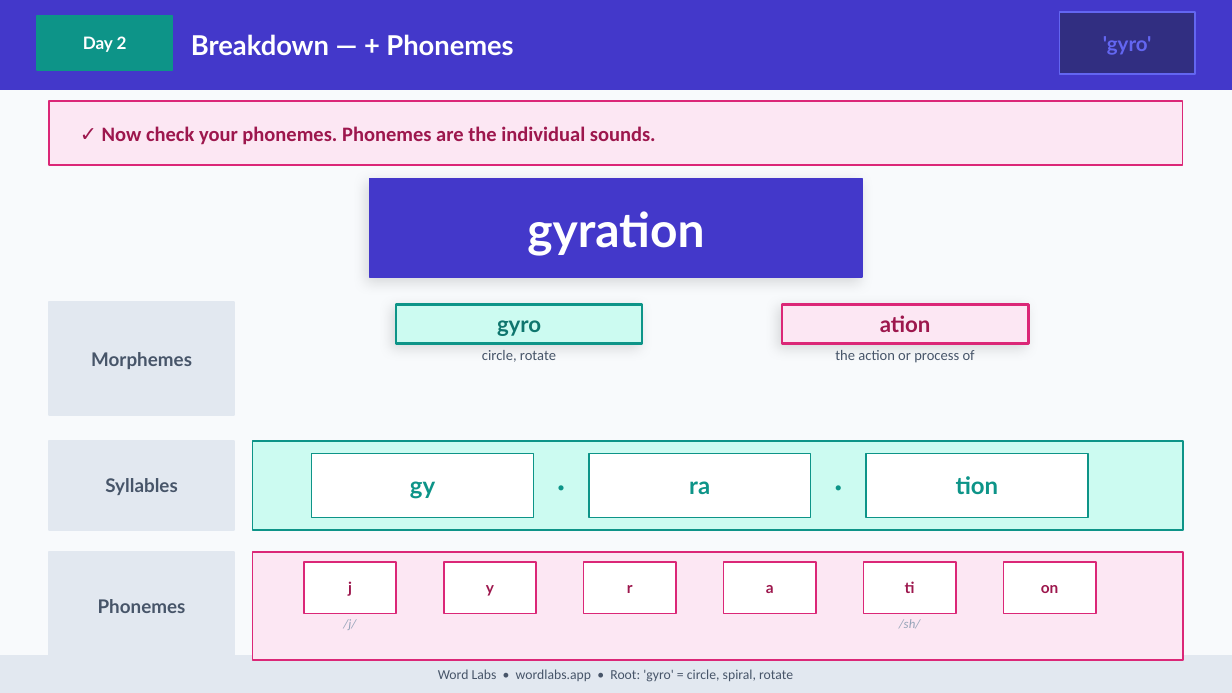
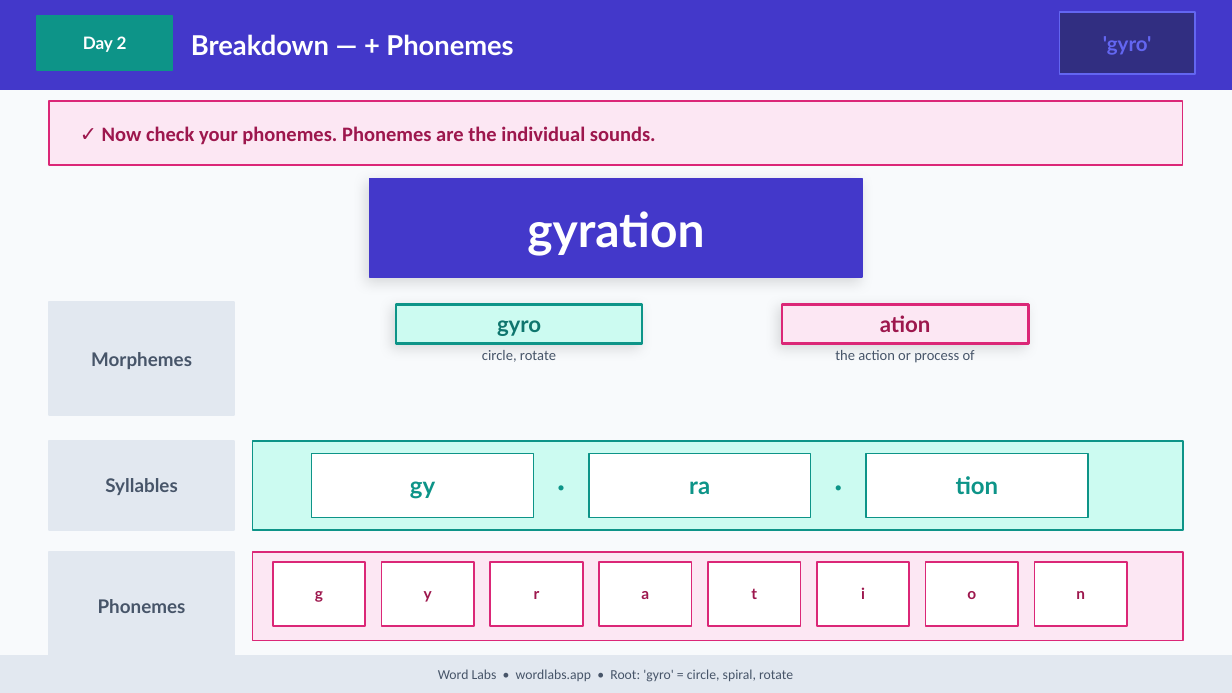
Before and after one commit to NickD135/morphology-builder, a slide deck: slide 20 of output/wordlabs-gyro-3day.pptx. Drawn at 1232x693 pixels with LibreOffice and Linux fonts; fonts in the diff are those of the drawing. Boxes give left, top, right and bottom in pixels: in the first picture for what was removed or moved away, otherwise in the second. Text is boxed around its words. In the diff, an @@ line names an element or a change of style, - is before the commit and + after.

```diff
--- a/output/wordlabs-gyro-3day.pptx
+++ b/output/wordlabs-gyro-3day.pptx
@@ rectangle: place and size @@
-rectangle at (253,552,1183,660)
+rectangle at (253,552,1183,641)
@@ rectangle: place and size @@
-rectangle at (304,562,397,614)
+rectangle at (272,562,365,626)
@@ text "y": place and size @@
-text "y" at (486,585,494,596)
+text "y" at (424,591,432,602)
@@ rectangle added at (382,562,474,626), fill #FFFFFF, outline #DB2777 1 pt @@
@@ proportions changed in 7 elements at (253,552,1183,641), (272,562,365,626), (925,562,1018,626), (599,562,691,626), (708,562,801,626), (817,562,909,626), (490,562,583,626) @@
@@ text "r": place and size @@
-text "r" at (627,585,633,593)
+text "r" at (534,591,540,599)
@@ rectangle: place and size @@
-rectangle at (444,562,536,614)
+rectangle at (490,562,583,626)
@@ text "a": place and size @@
-text "a" at (766,585,774,593)
+text "a" at (641,591,649,599)
@@ rectangle: place and size @@
-rectangle at (584,562,676,614)
+rectangle at (599,562,691,626)
@@ rectangle: place and size @@
-rectangle at (723,562,816,614)
+rectangle at (708,562,801,626)
@@ rectangle: place and size @@
-rectangle at (864,562,956,614)
+rectangle at (817,562,909,626)
@@ text "i" at (861,587,865,599): vertical alignment top to middle @@
@@ rectangle: place and size @@
-rectangle at (1003,562,1095,614)
+rectangle at (925,562,1018,626)
@@ rectangle added at (1035,562,1127,626), fill #FFFFFF, outline #DB2777 1 pt @@
@@ text at (315,591,323,602): text changed @@
-j
+g
@@ text added at (751,588,757,599), 9 pt, text #9D174D, bold @@
+t
@@ text at (861,587,865,599): text changed; size 7.5 to 9 pt; font Calibri to Lato; text colour #94A3B8 to #9D174D; bold on; italic off @@
-/sh/
+i
@@ text removed at (905,581,915,593) @@
-ti
@@ text at (967,591,976,599): text changed @@
-on
+o
@@ text added at (1076,591,1085,599), 9 pt, text #9D174D, bold @@
+n
@@ text removed at (343,619,356,630) @@
-/j/
```
Also in this commit, not shown: 5 other slides changed, 43 other files.
